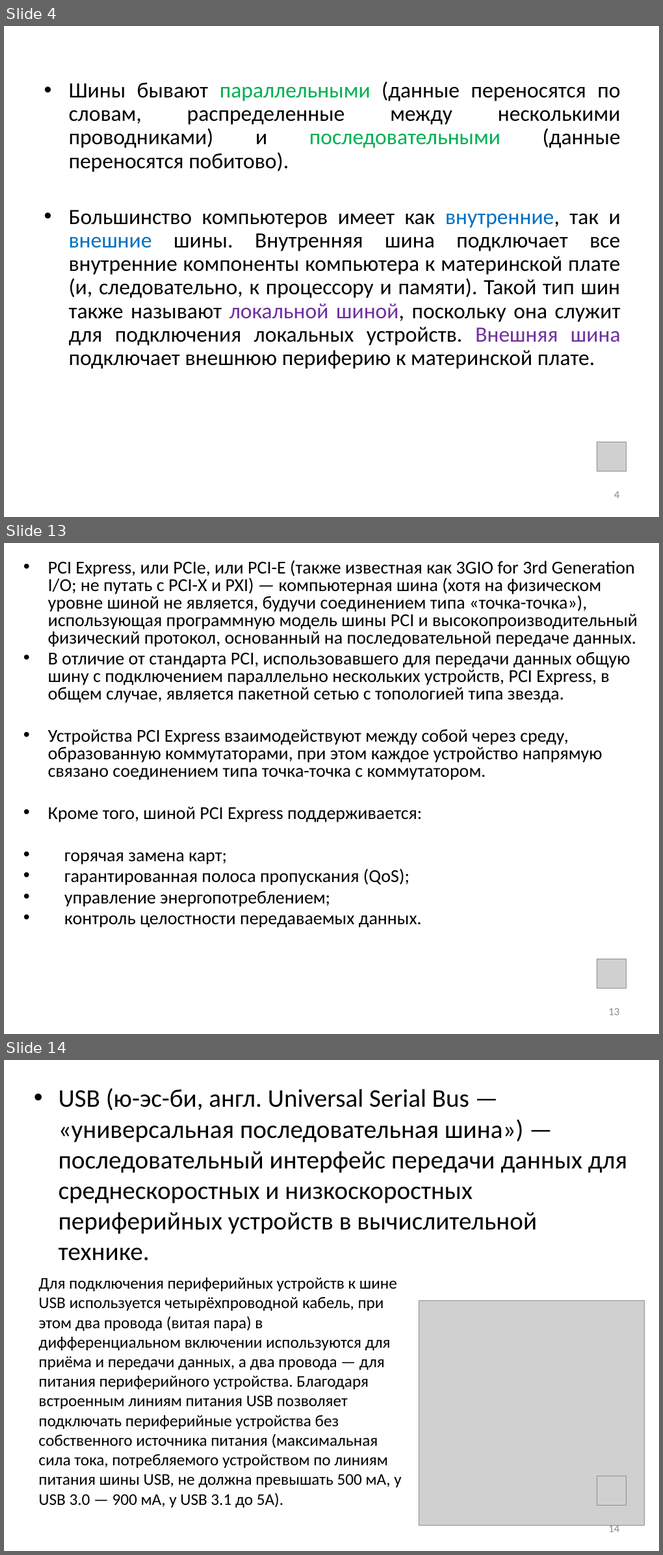
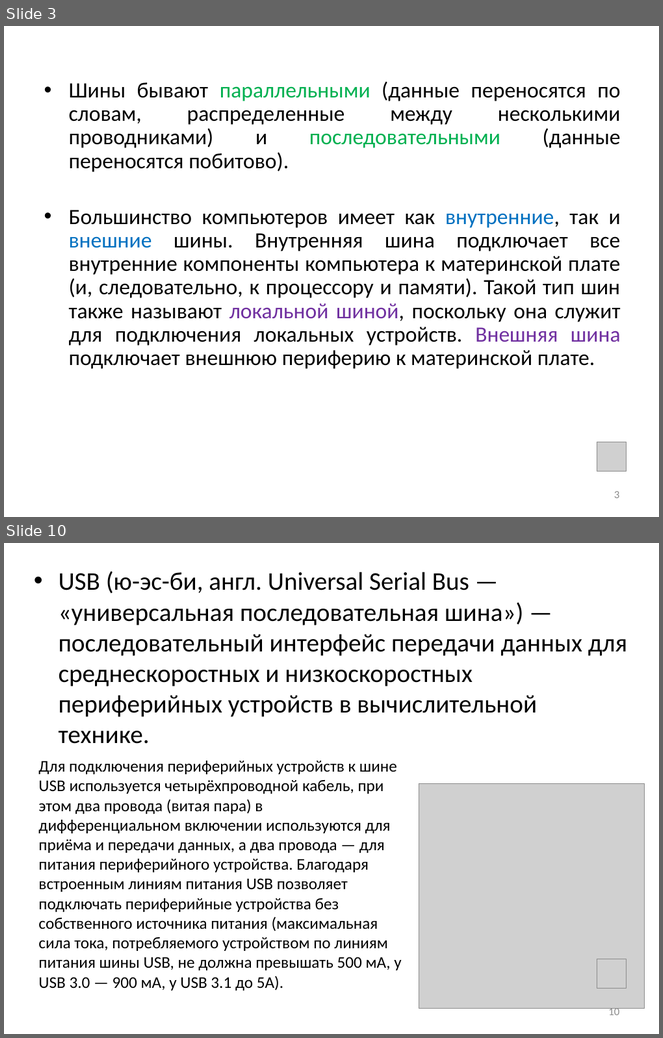
Before and after one commit to saysaysx/manual_materials, a slide deck: inf/audio/inf_5_sysbl_final.pptx. Shown one above the other, each under a label of ours: slides 4, 13 and 14 before the commit, slides 3 and 10 after it; the slides between them are not shown. The pictures are 663x1555 and 663x1038 pixels, drawn with LibreOffice and Linux fonts; fonts in the diff are those of the drawing; grey boxes stand for pictures. Boxes give left, top, right and bottom in pixels: in the first picture for what was removed or moved away, otherwise in the second. Text is boxed around its words. In the diff, an @@ line names an element or a change of style, - is before the commit and + after.

```diff
--- a/inf/audio/inf_5_sysbl_final.pptx
+++ b/inf/audio/inf_5_sysbl_final.pptx
@@ slide 13 removed at [4,543,659,1034], background #FFFFFF @@
@@ text removed at [48,560,638,928] @@
-• PCI Express, или PCIe, или PCI-E (также известная как 3GIO for 3rd Generation I/O; не путать с PCI-X и PXI) — компьютерная шина (хотя на физическом уровне шиной не является, будучи соединением типа «точка-точка»), использующая программную модель шины PCI и высокопроизводительный физический протокол, основанный на последовательной передаче данных.
-• В отличие от стандарта PCI, использовавшего для передачи данных общую шину с подключением параллельно нескольких устройств, PCI Express, в общем случае, является пакетной сетью с топологией типа звезда.
-• Устройства PCI Express взаимодействуют между собой через среду, образованную коммутаторами, при этом каждое устройство напрямую связано соединением типа точка-точка с коммутатором.
-• Кроме того, шиной PCI Express поддерживается:
-• горячая замена карт;
-• гарантированная полоса пропускания (QoS);
-• управление энергопотреблением;
-• контроль целостности передаваемых данных.
@@ picture removed at [597,959,627,988] @@
@@ page number removed at [608,1008,620,1016] @@
-13
@@ what was slide 4 is now slide 3 @@
@@ page number at [614,491,620,499]: text changed @@
-4
+3
@@ what was slide 14 is now slide 10 @@
@@ page number at [608,1007,620,1016]: text changed @@
-14
+10
```
Also in this commit, not shown: 6 slides changed, 22 slides added, 12 other slides removed.
